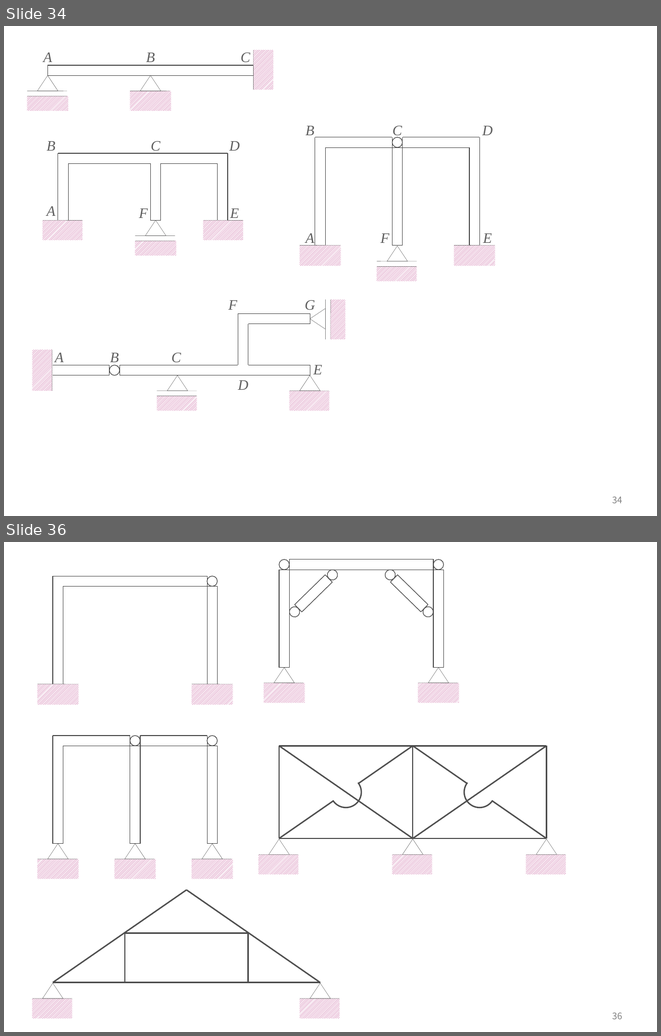
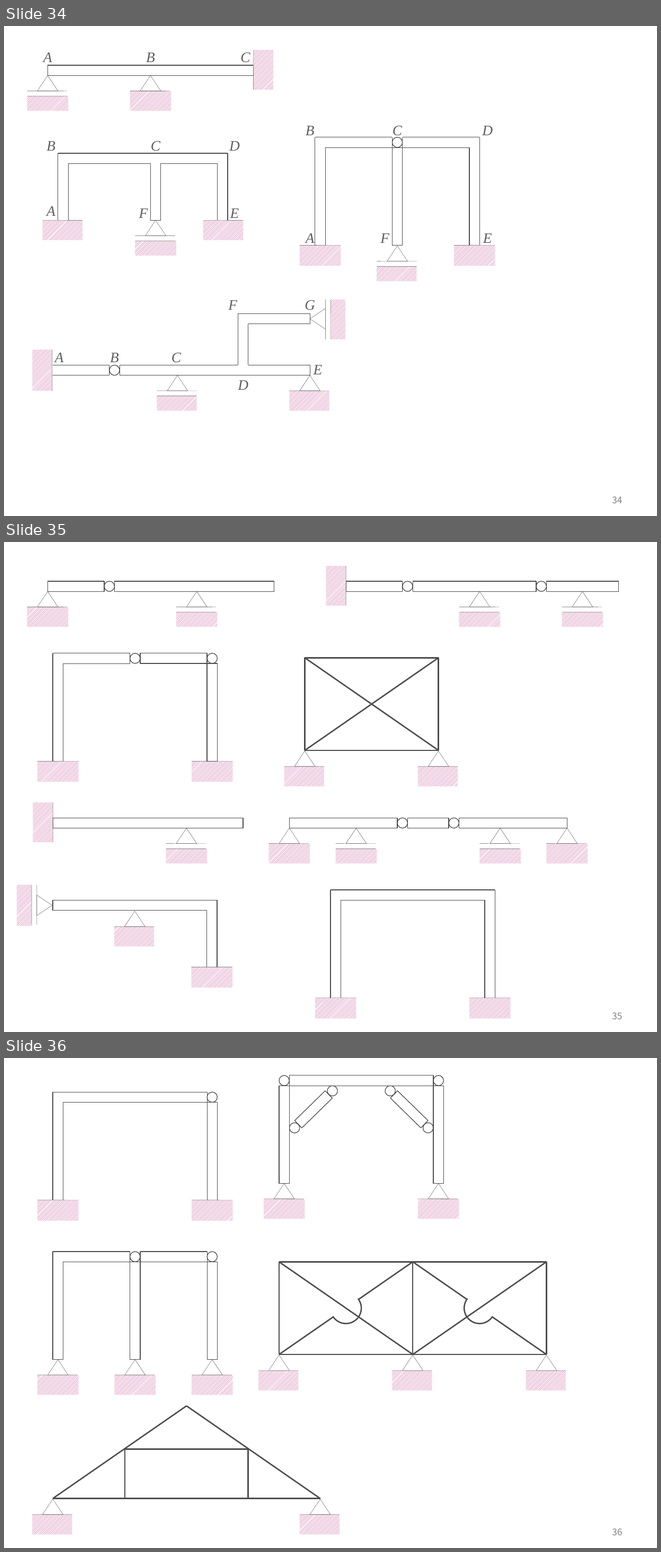
Before and after one commit to ironbell87/structural_mechanics_II, a slide deck: figures.pptx. Shown one above the other, each under a label of ours: slides 34 and 36 before the commit, slides 34, 35 and 36 after it; the slides between them are not shown. The pictures are 661x1036 and 661x1552 pixels, drawn with LibreOffice and Linux fonts; fonts in the diff are those of the drawing. Boxes give left, top, right and bottom in pixels: in the first picture for what was removed or moved away, otherwise in the second. Text is boxed around its words. In the diff, an @@ line names an element or a change of style, - is before the commit and + after.

```diff
--- a/figures.pptx
+++ b/figures.pptx
@@ slide 35 added at [4, 542, 657, 1032], background #FFFFFF; not listed: 1 template element that a slide beside it also shows @@
@@ group added at [27, 581, 274, 627]: 4 rectangles, 3 lines, 2 triangles, 1 ellipse @@
@@ group added at [326, 565, 618, 627]: 6 rectangles, 5 lines, 2 triangles, 2 ellipses @@
@@ group added at [37, 653, 232, 782]: 8 lines, 4 rectangles, 2 ellipses @@
@@ group added at [284, 658, 458, 787]: 8 lines, 2 rectangles, 2 triangles @@
@@ group added at [33, 803, 243, 863]: 3 rectangles, 3 lines, 1 triangle @@
@@ group added at [269, 818, 588, 864]: 7 rectangles, 6 lines, 4 triangles, 2 ellipses @@
@@ group added at [315, 889, 511, 1018]: 8 lines, 2 rectangles @@
@@ group added at [16, 885, 232, 987]: 9 lines, 3 rectangles, 2 triangles @@
```
Also in this commit, not shown: 10 slides changed, 2 other slides added, 2 slides removed, 32 other files.
